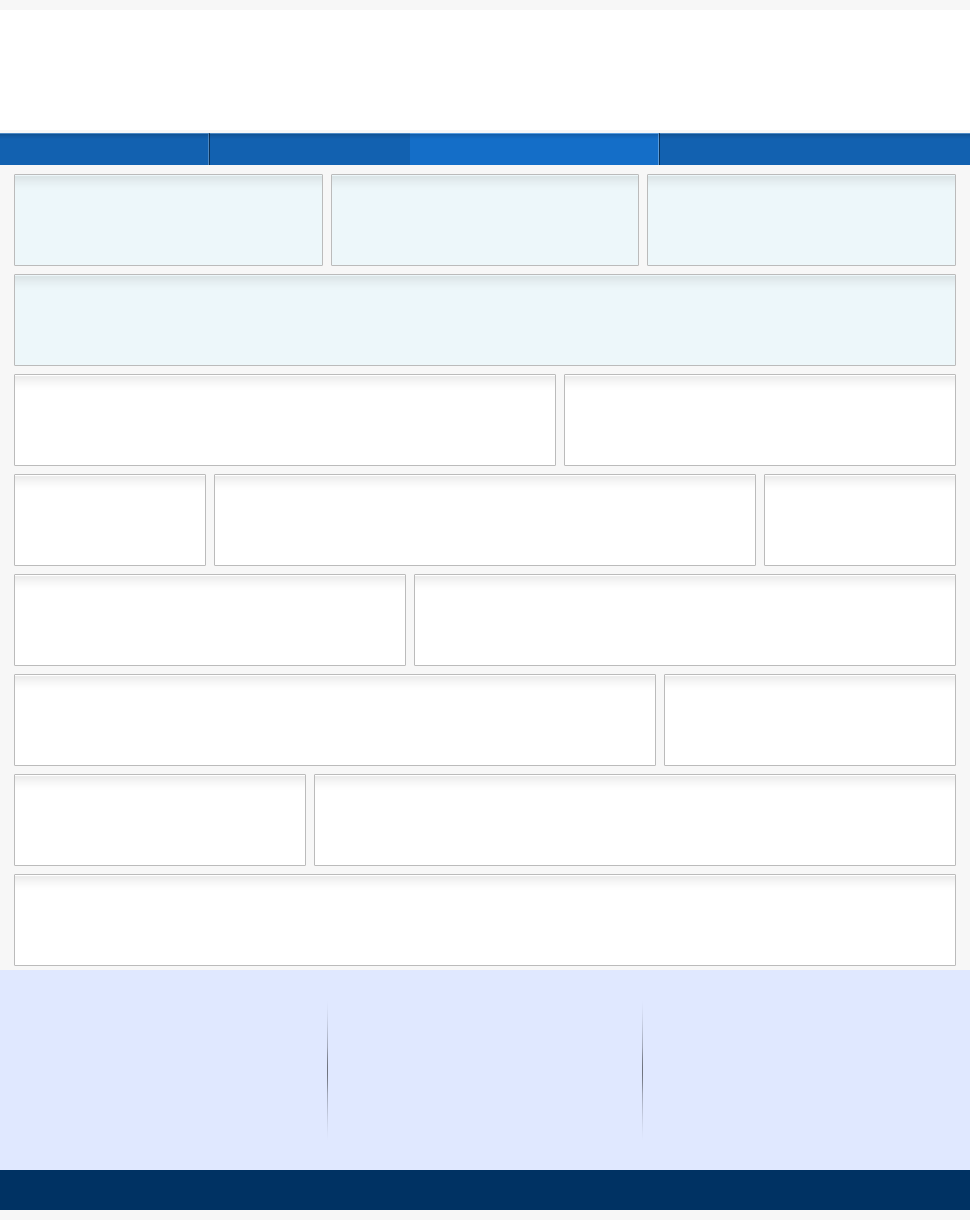
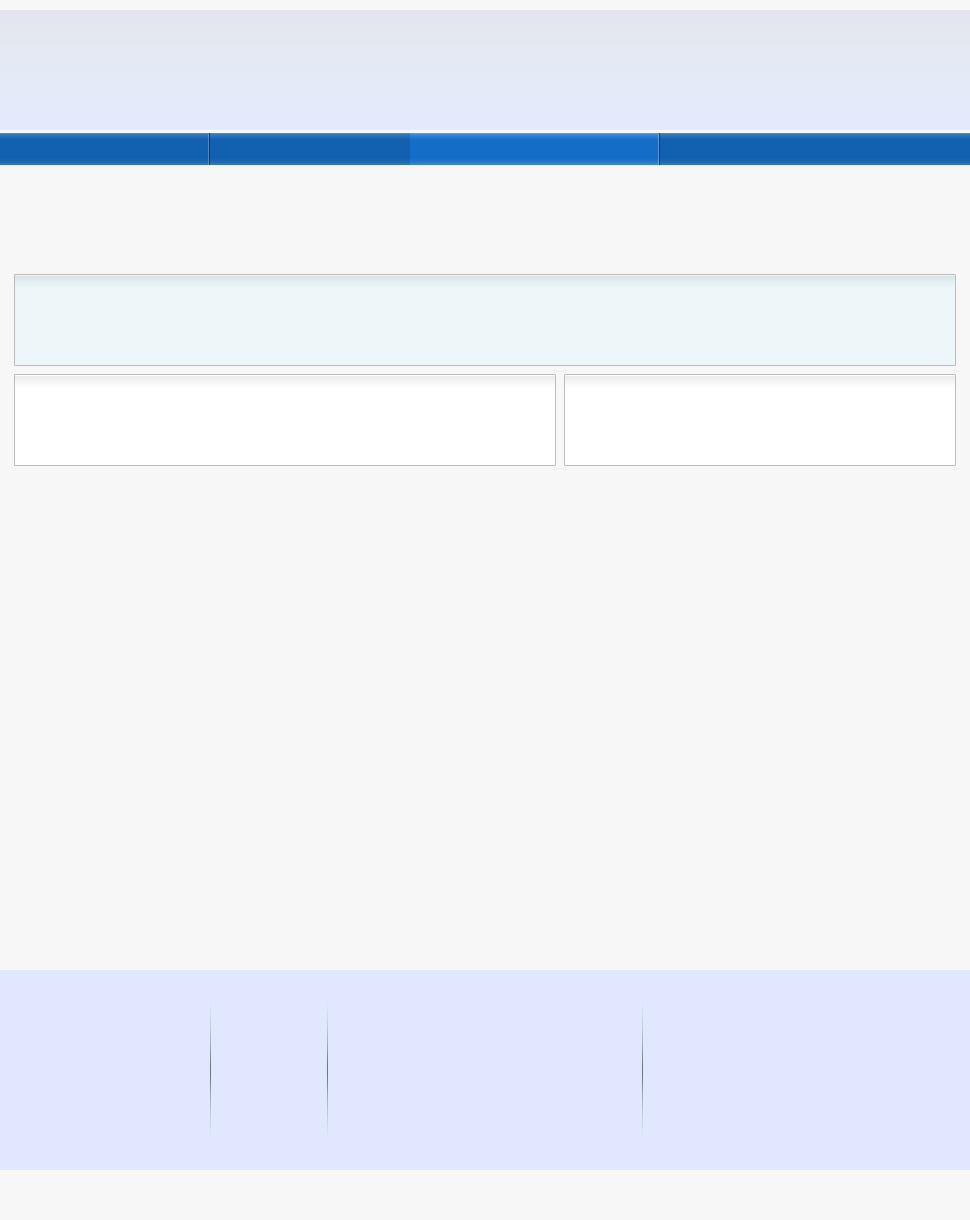
Layered file, before and after one edit (970 x 1220). Changes by layer:
painted on "header" over (0, 10, 970, 130)
removed layer "header boxes" over (15, 175, 955, 265)
removed layer "footer" over (0, 1170, 970, 1210)
removed layer "sms" over (15, 475, 955, 565)
removed layer "tsm" over (15, 575, 955, 665)
removed layer "mms" over (15, 675, 955, 765)
removed layer "smm" over (15, 775, 955, 865)
removed layer "mmm" over (15, 875, 955, 965)
